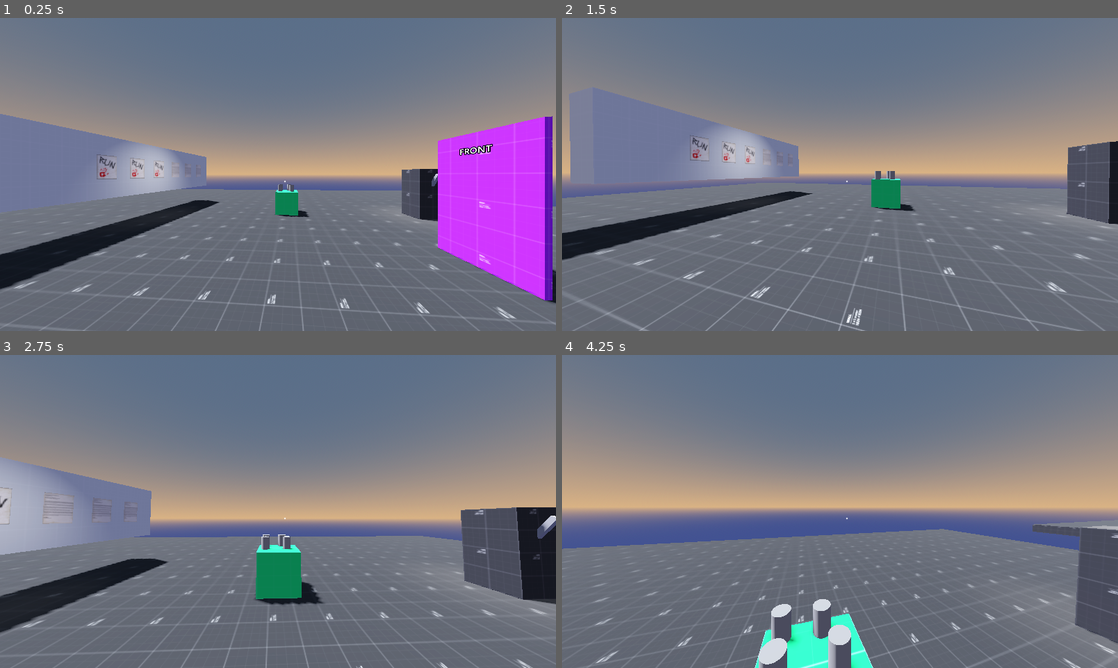
Above: before the commit, frames 1-4 (two rows, left to right).
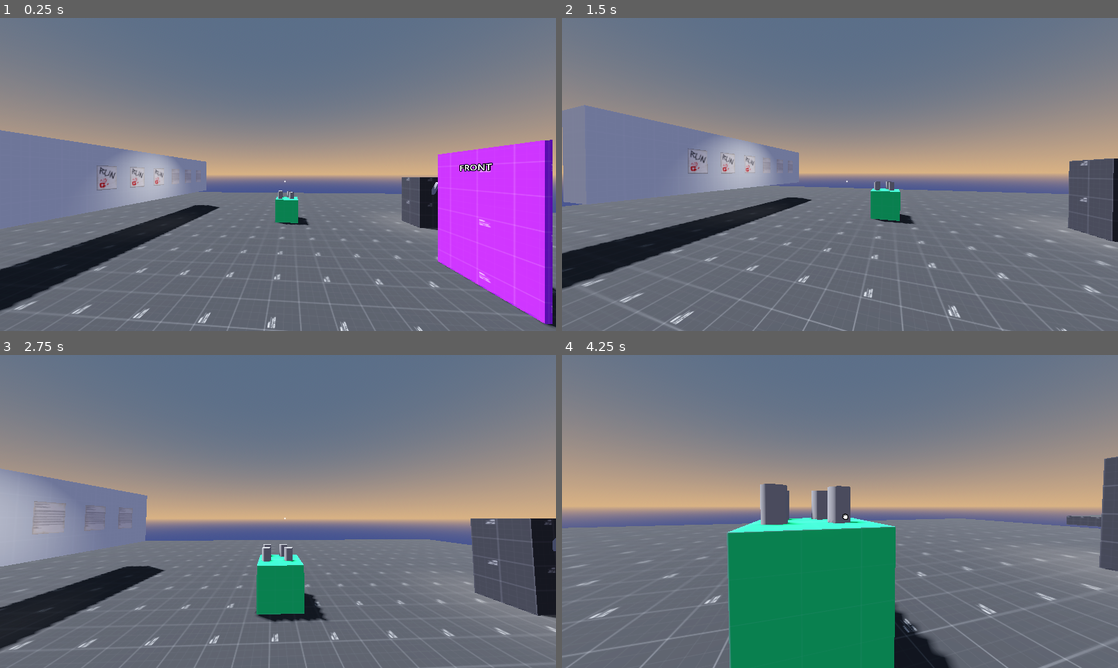
Above: after the commit, the same moments.

Repository: Floorban/HorrorBalloon
Game: Godot game, scene res://levels/sandbox.tscn
Same seed, same stepped clock (60 frames per second), same inputs: the game is played once before the commit and once after it. Sound files missing from this copy of the repository are replaced by a short silence.
Inputs (mouse positions are in pixels of both pictures, inside the frame that each line leads up to):
- Up to frame 1 (0.25 s): no input
- Up to frame 2 (1.5 s): move the mouse to (867, 174) at 0.52 s; hold Ctrl (crouch) 0.53-1.28 s; hold W (forward) from 0.53 s (still down); tap Space (jump, bound only before the commit) at 0.77, 1.07 s; click (867, 174) at 0.8 s; move the mouse to (812, 174) at 1.27 s; click (812, 174) at 1.35 s
- Up to frame 3 (2.75 s): keep holding W (forward); tap Space (jump, bound only before the commit) at 1.52, 1.82 s; right-click (250, 511) at 1.55 s; move the mouse to (289, 505) at 2.02 s; hold Right mouse button (secondary) from 2.03 s (still down); tap Shift (sprint) at 2.3 s
- Up to frame 4 (4.25 s): keep holding W (forward); move the mouse to (834, 517) at 2.77 s; release Right mouse button (secondary) at 2.78 s; tap Shift (sprint) at 2.85 s; tap Space (jump, bound only before the commit) at 3.02, 3.05, 3.32, 3.6, 3.77, 4.07 s; move the mouse to (878, 514) at 3.52 s; hold Ctrl (crouch) from 3.53 s (still down)

The runs differ from the first frame. In frame 1, 11% of the frame differs, in the area x 0-100%, y 30-100%; in frame 2, 12%; in frame 3, 9.7%; in frame 4, 24%, in the area x 0-100%, y 32-100%.

Commit message:
player cam sway

Diff:
--- a/Balloon/balloon.tscn
+++ b/Balloon/balloon.tscn
@@ -1,6 +1,14 @@
-[gd_scene load_steps=7 format=3 uid="uid://do7002mkdg3un"]
+[gd_scene load_steps=13 format=3 uid="uid://do7002mkdg3un"]
 
 [ext_resource type="Script" uid="uid://ck20vpmyq24vp" path="res://Balloon/balloon_controller.gd" id="1_35dws"]
+[ext_resource type="Material" uid="uid://o7na8drc2je2" path="res://addons/verlet_rope_4_gd/materials/rope_default.material" id="2_nqb7t"]
+[ext_resource type="Script" uid="uid://dmgk2v6tbjoxf" path="res://addons/verlet_rope_4_gd/verlet_rope.gd" id="3_fjiwn"]
+
+[sub_resource type="BoxShape3D" id="BoxShape3D_euxwi"]
+size = Vector3(1.0957031, 0.10131836, 1.0947266)
+
+[sub_resource type="BoxShape3D" id="BoxShape3D_35dws"]
+size = Vector3(0.099365234, 0.49121094, 1.0966797)
 
 [sub_resource type="SphereMesh" id="SphereMesh_2fgap"]
 
@@ -8,44 +16,30 @@
 
 [sub_resource type="BoxMesh" id="BoxMesh_35dws"]
 
-[sub_resource type="BoxShape3D" id="BoxShape3D_euxwi"]
-size = Vector3(1.0957031, 0.10131836, 1.0947266)
+[sub_resource type="ImmediateMesh" id="ImmediateMesh_k8o55"]
+resource_local_to_scene = true
+metadata/creation_stamp = 3086873611496
 
-[sub_resource type="BoxShape3D" id="BoxShape3D_35dws"]
-size = Vector3(0.099365234, 0.49121094, 1.0966797)
+[sub_resource type="ImmediateMesh" id="ImmediateMesh_nqb7t"]
+resource_local_to_scene = true
+metadata/creation_stamp = 8618120394562
+
+[sub_resource type="ImmediateMesh" id="ImmediateMesh_fjiwn"]
+resource_local_to_scene = true
+metadata/creation_stamp = 8653319001482
+
+[sub_resource type="ImmediateMesh" id="ImmediateMesh_cx34w"]
+resource_local_to_scene = true
+metadata/creation_stamp = 8688232386002
 
 [node name="Balloon" type="RigidBody3D" groups=["balloon"]]
+transform = Transform3D(1, 0, 0, 0, 1, 0, 0, 0, 1, -1.3984108, 0.30823803, -0.47116137)
 gravity_scale = 0.0
 lock_rotation = true
 script = ExtResource("1_35dws")
 
 [node name="Mesh" type="Node3D" parent="."]
-
-[node name="MeshInstance3D" type="MeshInstance3D" parent="Mesh"]
-transform = Transform3D(3, 0, 0, 0, 3, 0, 0, 0, 3, 0, 3.3475726, 0)
-mesh = SubResource("SphereMesh_2fgap")
-
-[node name="Bottom" type="MeshInstance3D" parent="Mesh"]
-transform = Transform3D(1, 0, 0, 0, 0.1, 0, 0, 0, 1, 0, 0, 0)
-mesh = SubResource("BoxMesh_euxwi")
-skeleton = NodePath("../..")
-
-[node name="Side_1" type="MeshInstance3D" parent="Mesh"]
-transform = Transform3D(0.1, 0, 0, 0, 0.2, 0, 0, 0, 1, 0.5, 0.1, 0)
-mesh = SubResource("BoxMesh_35dws")
-metadata/_edit_group_ = true
-
-[node name="Side_2" type="MeshInstance3D" parent="Mesh"]
-transform = Transform3D(0.1, 0, 0, 0, 0.2, 0, 0, 0, 1, -0.5, 0.1, 0)
-mesh = SubResource("BoxMesh_35dws")
-
-[node name="Side_3" type="MeshInstance3D" parent="Mesh"]
-transform = Transform3D(-4.371139e-09, 0, 1.1, 0, 0.2, 0, -0.1, 0, -4.8082526e-08, 0, 0.1, 0.5)
-mesh = SubResource("BoxMesh_35dws")
-
-[node name="Side_4" type="MeshInstance3D" parent="Mesh"]
-transform = Transform3D(-4.371139e-09, 0, 1.1, 0, 0.2, 0, -0.1, 0, -4.8082526e-08, 0, 0.1, -0.5)
-mesh = SubResource("BoxMesh_35dws")
+transform = Transform3D(4, 0, 0, 0, 4, 0, 0, 0, 4, 0, 0, 0)
 
 [node name="StaticBody3D" type="StaticBody3D" parent="Mesh"]
 
@@ -67,3 +61,118 @@
 [node name="Col_Side_4" type="CollisionShape3D" parent="Mesh/StaticBody3D"]
 transform = Transform3D(-4.371139e-08, 0, 1, 0, 1, 0, -1, 0, -4.371139e-08, 0, 0.2, -0.5)
 shape = SubResource("BoxShape3D_35dws")
+
+[node name="Model" type="Node3D" parent="Mesh"]
+
+[node name="Ball" type="MeshInstance3D" parent="Mesh/Model"]
+transform = Transform3D(3, 0, 0, 0, 3, 0, 0, 0, 3, 0, 3, 0)
+mesh = SubResource("SphereMesh_2fgap")
+skeleton = NodePath("../..")
+
+[node name="Bottom" type="MeshInstance3D" parent="Mesh/Model"]
+transform = Transform3D(1, 0, 0, 0, 0.1, 0, 0, 0, 1, 0, 0, 0)
+mesh = SubResource("BoxMesh_euxwi")
+skeleton = NodePath("../../..")
+
+[node name="Side_1" type="MeshInstance3D" parent="Mesh/Model"]
+transform = Transform3D(0.1, 0, 0, 0, 0.4, 0, 0, 0, 1, 0.5, 0.15, 0)
+mesh = SubResource("BoxMesh_35dws")
+skeleton = NodePath("../..")
+metadata/_edit_group_ = true
+
+[node name="Side_2" type="MeshInstance3D" parent="Mesh/Model"]
+transform = Transform3D(0.1, 0, 0, 0, 0.4, 0, 0, 0, 1, -0.5, 0.15, 0)
+mesh = SubResource("BoxMesh_35dws")
+skeleton = NodePath("../..")
+
+[node name="Side_3" type="MeshInstance3D" parent="Mesh/Model"]
+transform = Transform3D(-4.371139e-09, 0, 1.1, 0, 0.4, 0, -0.1, 0, -4.8082526e-08, 0, 0.15, 0.5)
+mesh = SubResource("BoxMesh_35dws")
+skeleton = NodePath("../..")
+
+[node name="Side_4" type="MeshInstance3D" parent="Mesh/Model"]
+transform = Transform3D(-4.371139e-09, 0, 1.1, 0, 0.4, 0, -0.1, 0, -4.8082526e-08, 0, 0.15, -0.5)
+mesh = SubResource("BoxMesh_35dws")
+skeleton = NodePath("../..")
+
+[node name="Corners" type="Node3D" parent="Mesh"]
+
+[node name="Corner_1" type="Node3D" parent="Mesh/Corners"]
+transform = Transform3D(1, 0, 0, 0, 1, 0, 0, 0, 1, -0.5, 0.355, 0.5)
+
+[node name="Corner_2" type="Node3D" parent="Mesh/Corners"]
+transform = Transform3D(1, 0, 0, 0, 1, 0, 0, 0, 1, 0.5, 0.355, 0.5)
+
+[node name="Corner_3" type="Node3D" parent="Mesh/Corners"]
+transform = Transform3D(1, 0, 0, 0, 1, 0, 0, 0, 1, 0.5, 0.355, -0.5)
+
+[node name="Corner_4" type="Node3D" parent="Mesh/Corners"]
+transform = Transform3D(1, 0, 0, 0, 1, 0, 0, 0, 1, -0.5, 0.355, -0.5)
+
+[node name="VerletRope_1" type="MeshInstance3D" parent="Mesh" node_paths=PackedStringArray("attach_end")]
+transform = Transform3D(0.25, 0, 0, 0, 0.25, 0, 0, 0, 0.25, 0, 1.5000001, 0)
+material_override = ExtResource("2_nqb7t")
+mesh = SubResource("ImmediateMesh_k8o55")
+skeleton = NodePath("../..")
+script = ExtResource("3_fjiwn")
+rope_length = 4.0
+rope_width = 0.08
+simulation_particles = 20
+attach_end = NodePath("../Corners/Corner_1")
+iterations = 5
+preprocess_iterations = 10
+stiffness = 0.5
+wind = Vector3(4.98, 0.62, 2.485)
+wind_scale = 300.0
+metadata/_custom_type_script = "uid://dmgk2v6tbjoxf"
+
+[node name="VerletRope_2" type="MeshInstance3D" parent="Mesh" node_paths=PackedStringArray("attach_end")]
+transform = Transform3D(0.25, 0, 0, 0, 0.25, 0, 0, 0, 0.25, 0, 1.5000001, 0)
+material_override = ExtResource("2_nqb7t")
+mesh = SubResource("ImmediateMesh_nqb7t")
+skeleton = NodePath("../..")
+script = ExtResource("3_fjiwn")
+rope_length = 4.0
+rope_width = 0.08
+simulation_particles = 20
+attach_end = NodePath("../Corners/Corner_2")
+iterations = 5
+preprocess_iterations = 10
+stiffness = 0.5
+wind = Vector3(4.98, 0.62, 2.485)
+wind_scale = 300.0
+metadata/_custom_type_script = "uid://dmgk2v6tbjoxf"
+
+[node name="VerletRope_3" type="MeshInstance3D" parent="Mesh" node_paths=PackedStringArray("attach_end")]
+transform = Transform3D(0.25, 0, 0, 0, 0.25, 0, 0, 0, 0.25, 0, 1.5000001, 0)
+material_override = ExtResource("2_nqb7t")
+mesh = SubResource("ImmediateMesh_fjiwn")
+skeleton = NodePath("../..")
+script = ExtResource("3_fjiwn")
+rope_length = 4.0
+rope_width = 0.08
+simulation_particles = 20
+attach_end = NodePath("../Corners/Corner_3")
+iterations = 5
+preprocess_iterations = 10
+stiffness = 0.5
+wind = Vector3(4.98, 0.62, 2.485)
+wind_scale = 300.0
+metadata/_custom_type_script = "uid://dmgk2v6tbjoxf"
+
+[node name="VerletRope_4" type="MeshInstance3D" parent="Mesh" node_paths=PackedStringArray("attach_end")]
+transform = Transform3D(0.25, 0, 0, 0, 0.25, 0, 0, 0, 0.25, 0, 1.5000001, 0)
+material_override = ExtResource("2_nqb7t")
+mesh = SubResource("ImmediateMesh_cx34w")
+skeleton = NodePath("../..")
+script = ExtResource("3_fjiwn")
+rope_length = 4.0
+rope_width = 0.08
+simulation_particles = 20
+attach_end = NodePath("../Corners/Corner_4")
+iterations = 5
+preprocess_iterations = 10
+stiffness = 0.5
+wind = Vector3(4.98, 0.62, 2.485)
+wind_scale = 300.0
+metadata/_custom_type_script = "uid://dmgk2v6tbjoxf"
--- a/Balloon/balloon_controller.gd
+++ b/Balloon/balloon_controller.gd
@@ -1,9 +1,9 @@
 extends RigidBody3D
 class_name BalloonController
 
-@export var lift_force := 1.0
-@export var down_force := 1.0
-@export var horizontal_force := 0.5
+@export var lift_force := 2.0
+@export var down_force := 2.0
+@export var horizontal_force := 2.0
 
 @onready var mesh: Node3D = $Mesh
 @export var max_tilt_angle := 10.0
--- a/levels/main.tscn
+++ b/levels/main.tscn
@@ -1,8 +1,13 @@
-[gd_scene load_steps=11 format=3 uid="uid://dfauikegolgu3"]
+[gd_scene load_steps=17 format=3 uid="uid://dfauikegolgu3"]
 
 [ext_resource type="PackedScene" uid="uid://do7002mkdg3un" path="res://Balloon/balloon.tscn" id="2_gw050"]
 [ext_resource type="PackedScene" uid="uid://luy7w0qfph84" path="res://player/player.tscn" id="3_n4swq"]
+[ext_resource type="Texture2D" uid="uid://o2n1nqo1yahd" path="res://assets/kenney_protoype_textures/PNG/Dark/texture_13.png" id="4_6et1j"]
+[ext_resource type="PackedScene" uid="uid://cprcy3ipbbl73" path="res://objects/switch.tscn" id="5_etqu2"]
 [ext_resource type="Shader" uid="uid://bbajv1x3vg24m" path="res://shaders/buckshot.gdshader" id="6_bg8b8"]
+[ext_resource type="AudioStream" uid="uid://d2cs8q0fvfc47" path="res://assets/sound_effects/lever_pull.ogg" id="6_jw1n3"]
+[ext_resource type="AudioStream" uid="uid://dl50afq2unc1h" path="res://assets/sound_effects/lever_snap.ogg" id="7_xdh4e"]
+[ext_resource type="Script" uid="uid://cq0ysmsqcbbwp" path="res://scripts/light.gd" id="8_c7dyn"]
 
 [sub_resource type="ShaderMaterial" id="ShaderMaterial_um0r6"]
 shader = ExtResource("6_bg8b8")
@@ -50,6 +55,10 @@
 size = Vector3(7.1563263, 0.048828125, 3.9892578)
 
 [sub_resource type="PlaneMesh" id="PlaneMesh_n4swq"]
+
+[sub_resource type="StandardMaterial3D" id="StandardMaterial3D_1fput"]
+albedo_texture = ExtResource("4_6et1j")
+uv1_triplanar = true
 
 [node name="Main" type="Node3D"]
 
@@ -112,3 +121,24 @@
 
 [node name="Player" parent="Balloon" instance=ExtResource("3_n4swq")]
 transform = Transform3D(1, 0, 0, 0, 1, 0, 0, 0, 1, -0.06570244, 0.3282323, 0)
+
+[node name="Podium_Switch" type="CSGBox3D" parent="Balloon"]
+transform = Transform3D(-0.69976366, 0, 0.018189311, 0, 0.7, 0, -0.018189311, 0, -0.69976366, -1.03385, 1.0934771, 0.60839415)
+use_collision = true
+size = Vector3(1, 2, 1)
+material = SubResource("StandardMaterial3D_1fput")
+
+[node name="Switch" parent="Balloon/Podium_Switch" instance=ExtResource("5_etqu2")]
+transform = Transform3D(0.866025, -0.5, -2.34249e-08, 0.5, 0.866025, 8.74228e-08, -2.34249e-08, -8.74228e-08, 1, -0.530396, 0.460983, 0)
+
+[node name="InteractionComponent" parent="Balloon/Podium_Switch/Switch/Switch" index="2" node_paths=PackedStringArray("nodes_to_affect")]
+nodes_to_affect = [NodePath("../../../SpotLight3D"), null]
+primary_se = ExtResource("6_jw1n3")
+secondary_se = ExtResource("7_xdh4e")
+
+[node name="SpotLight3D" type="SpotLight3D" parent="Balloon/Podium_Switch"]
+transform = Transform3D(1.4285716, 2.4586916e-07, 2.4978e-07, -2.4978e-07, -6.2444855e-08, 1.4285716, 2.4214387e-07, -1.4285716, -6.2444805e-08, -1.2199948, 6.8638234, 0.031711936)
+light_energy = 0.2
+script = ExtResource("8_c7dyn")
+
+[editable path="Balloon/Podium_Switch/Switch"]
--- a/player/player.gd
+++ b/player/player.gd
@@ -3,13 +3,12 @@
 
 @onready var head: Node3D = %Head
 @onready var eyes: Node3D = %Eyes
-@onready var camera_3d: Camera3D = %Camera3D
+@onready var player_camera: Camera3D = %Camera3D
 @onready var standing_collision_shape: CollisionShape3D = $StandingCollisionShape
 @onready var crouching_collision_shape: CollisionShape3D = $CrouchingCollisionShape
 @onready var standup_check: RayCast3D = $StandupCheck
 @onready var interaction_controller: Node = %InteractionController
 @onready var footsteps_se: AudioStreamPlayer3D = %Footsteps
-@onready var jump_se: AudioStreamPlayer3D = %Jump
 @onready var note_camera: Camera3D = %NoteCamera
 
 # Note sway variables
@@ -18,10 +17,9 @@
 
 # Movement Variables
 const walking_speed: float = 2.0
-const sprinting_speed: float = 5.0
+const sprinting_speed: float = 3.0
 const crouching_speed: float = 1.0
 const crouching_depth: float = -0.9
-const jump_velocity: float = 4.0
 var current_speed: float = 3.0
 var moving: bool = false
 var input_dir: Vector2 = Vector2.ZERO
@@ -49,7 +47,7 @@
 var player_state: PlayerState = PlayerState.IDLE_STAND
 
 # Headbobbing Vars
-const head_bobbing_sprinting_speed: float = 22.0
+const head_bobbing_sprinting_speed: float = 14.0
 const head_bobbing_walking_speed: float = 10.0
 const head_bobbing_crouching_speed: float = 8.0
 const head_bobbing_sprinting_intensity: float = 0.2
@@ -86,18 +84,15 @@
 	# Falling
 	if not is_on_floor():
 		is_in_air = true
-		if velocity.y >= 0: # jumping upwards
+		if velocity.y >= 0:
 			velocity += get_gravity() * delta
 		else: # falling down
 			velocity += get_gravity() * delta * 2.0
-	else: # Jumping
-		if is_in_air == true: # If true, this is the first frame since landing.
-			footsteps_se.play()
+	else:
+		if is_in_air == true: # the first frame since landing.
+			# footsteps_se.play()
+			# TODO: add a slow down + (camera) landing effect
 			is_in_air = false
-		if Input.is_action_just_pressed("jump"):
-			velocity.y = jump_velocity
-			jump_se.play()
-
 
 	# Movement Logic
 	input_dir = Input.get_vector("left", "right", "forward", "backward")
@@ -113,7 +108,7 @@
 	note_tilt_and_sway(input_dir, delta)
 
 func _process(delta: float) -> void:
-	# If we just unlocked camera, slowly bring sensitivity back to normal levels
+	# slowly bring sensitivity back to normal levels when just unlocked camera
 	if sensitivity_fading_in:
 		current_sensitivity = lerp(current_sensitivity, normal_sensitivity, delta * sensitivity_restore_speed)
 		if abs(current_sensitivity - normal_sensitivity) < 0.01:
@@ -121,7 +116,6 @@
 			sensitivity_fading_in = false
 
 	set_camera_locked(interaction_controller.isCameraLocked())
-
 
 func updatePlayerState() -> void:
 	moving = (input_dir != Vector2.ZERO)
@@ -165,23 +159,23 @@
 		pass
 
 	if player_state == PlayerState.CROUCHING or player_state == PlayerState.IDLE_CROUCH:
-		head.position.y = lerp(head.position.y, 1.8 + crouching_depth, delta*lerp_speed)
-		camera_3d.fov = lerp(camera_3d.fov, base_fov*0.95, delta*lerp_speed)
+		head.position.y = lerp(head.position.y, 2.0 + crouching_depth, delta*lerp_speed)
+		player_camera.fov = lerp(player_camera.fov, base_fov*0.95, delta*lerp_speed)
 		head_bobbing_current_intensity = head_bobbing_crouching_intensity
 		head_bobbing_index += head_bobbing_crouching_speed * delta
 	elif player_state == PlayerState.IDLE_STAND:
-		head.position.y = lerp(head.position.y, 1.8, delta*lerp_speed)
-		camera_3d.fov = lerp(camera_3d.fov, base_fov, delta*lerp_speed)
+		head.position.y = lerp(head.position.y, 2.0, delta*lerp_speed)
+		player_camera.fov = lerp(player_camera.fov, base_fov, delta*lerp_speed)
 		head_bobbing_current_intensity = head_bobbing_walking_intensity
 		head_bobbing_index += head_bobbing_walking_speed * delta
 	elif player_state == PlayerState.WALKING:
-		head.position.y = lerp(head.position.y, 1.8, delta*lerp_speed)
-		camera_3d.fov = lerp(camera_3d.fov, base_fov, delta*lerp_speed)
+		head.position.y = lerp(head.position.y, 2.0, delta*lerp_speed)
+		player_camera.fov = lerp(player_camera.fov, base_fov, delta*lerp_speed)
 		head_bobbing_current_intensity = head_bobbing_walking_intensity
 		head_bobbing_index += head_bobbing_walking_speed * delta
 	elif player_state == PlayerState.SPRINTING:
-		head.position.y = lerp(head.position.y, 1.8, delta*lerp_speed)
-		camera_3d.fov = lerp(camera_3d.fov, base_fov*1.5, delta*lerp_speed)
+		head.position.y = lerp(head.position.y, 2.0, delta*lerp_speed)
+		player_camera.fov = lerp(player_camera.fov, base_fov*1.05, delta*lerp_speed)
 		head_bobbing_current_intensity = head_bobbing_sprinting_intensity
 		head_bobbing_index += head_bobbing_sprinting_speed * delta
 
@@ -194,8 +188,8 @@
 		eyes.position.y = lerp(eyes.position.y , 0.0 ,delta*lerp_speed)
 		eyes.position.x = lerp(eyes.position.x , 0.0 ,delta*lerp_speed)
 
-	note_camera.fov = camera_3d.fov
-	play_footsteps()
+	note_camera.fov = player_camera.fov
+	# play_footsteps()
 
 func set_camera_locked(locked: bool) -> void:
 
@@ -205,22 +199,26 @@
 	else:
 		sensitivity_fading_in = true
 
-func note_tilt_and_sway(input_dir: Vector2, delta: float) -> void:
+func note_tilt_and_sway(_input_dir: Vector2, delta: float) -> void:
 	if note_hand:
-		note_hand.rotation.z = lerp(note_hand.rotation.z, -input_dir.x * note_sway_amount, 10 * delta)
-		note_hand.rotation.x = lerp(note_hand.rotation.x, -input_dir.y * note_sway_amount, 10 * delta)
-
-func play_footsteps() -> void:
-	if moving and is_on_floor():
-		var bob_position_x = head_bobbing_vector.x
-		var bob_direction = sign(bob_position_x - last_bob_position_x)  # +1 = moving right, -1 = moving left
-
-		# A direction change means we just reached a peak in the bobbing cycle
-		if bob_direction != 0 and bob_direction != last_bob_direction and last_bob_direction != 0:
-			footsteps_se.play()
-
-		last_bob_direction = bob_direction
-		last_bob_position_x = bob_position_x
-	else:
-		last_bob_direction = 0
-		last_bob_position_x = head_bobbing_vector.x
+		note_hand.rotation.z = lerp(note_hand.rotation.z, -_input_dir.x * note_sway_amount, 10 * delta)
+		note_hand.rotation.x = lerp(note_hand.rotation.x, -_input_dir.y * note_sway_amount, 10 * delta)
+
+func apply_sway(tilt: Vector3):
+	var sway = Vector3(-tilt.x * 0.5, 0.0, -tilt.z * 0.5)
+	player_camera.rotation = player_camera.rotation.lerp(sway, 0.1)
+
+# func play_footsteps() -> void:
+# 	if moving and is_on_floor():
+# 		var bob_position_x = head_bobbing_vector.x
+# 		var bob_direction = sign(bob_position_x - last_bob_position_x)  # +1 = moving right, -1 = moving left
+
+# 		# A direction change means we just reached a peak in the bobbing cycle
+# 		if bob_direction != 0 and bob_direction != last_bob_direction and last_bob_direction != 0:
+# 			footsteps_se.play()
+
+# 		last_bob_direction = bob_direction
+# 		last_bob_position_x = bob_position_x
+# 	else:
+# 		last_bob_direction = 0
+# 		last_bob_position_x = head_bobbing_vector.x
--- a/player/player.tscn
+++ b/player/player.tscn
@@ -10,7 +10,7 @@
 [ext_resource type="AudioStream" uid="uid://b6cflqkbf4htm" path="res://assets/sound_effects/jump.ogg" id="9_8t03j"]
 
 [sub_resource type="CapsuleShape3D" id="CapsuleShape3D_kqu6x"]
-height = 1.7739258
+height = 2.1965332
 
 [sub_resource type="CapsuleShape3D" id="CapsuleShape3D_oul6g"]
 height = 1.0
@@ -38,7 +38,7 @@
 script = ExtResource("1_oul6g")
 
 [node name="StandingCollisionShape" type="CollisionShape3D" parent="."]
-transform = Transform3D(1, 0, 0, 0, 1, 0, 0, 0, 1, 0, 0.8869629, 0)
+transform = Transform3D(1, 0, 0, 0, 1, 0, 0, 0, 1, 0, 1.0982666, 0)
 shape = SubResource("CapsuleShape3D_kqu6x")
 
 [node name="CrouchingCollisionShape" type="CollisionShape3D" parent="."]
@@ -56,7 +56,7 @@
 
 [node name="Head" type="Node3D" parent="."]
 unique_name_in_owner = true
-transform = Transform3D(1, 0, 0, 0, 1, 0, 0, 0, 1, 0, 1.4212097, 0)
+transform = Transform3D(1, 0, 0, 0, 1, 0, 0, 0, 1, 0, 2, 0)
 
 [node name="Eyes" type="Node3D" parent="Head"]
 unique_name_in_owner = true
@@ -95,7 +95,7 @@
 
 [node name="NoteCamera" type="Camera3D" parent="Head/SubViewportContainer/SubViewport"]
 unique_name_in_owner = true
-transform = Transform3D(1, 0, 0, 0, 1, 0, 0, 0, 1, 0.0795133, 1.8055596, 0)
+transform = Transform3D(1, 0, 0, 0, 1, 0, 0, 0, 1, 0.0795133, 2.38435, 0)
 cull_mask = 2
 fov = 90.0
 
@@ -144,7 +144,6 @@
 
 [node name="HighlightReticle" type="TextureRect" parent="GUI/ReticleLayer/Control"]
 unique_name_in_owner = true
-visible = false
 layout_mode = 0
 offset_right = 40.0
 offset_bottom = 40.0
--- a/project.godot
+++ b/project.godot
@@ -23,6 +23,10 @@
 window/size/window_height_override=720
 window/vsync/vsync_mode=0
 
+[editor_plugins]
+
+enabled=PackedStringArray("res://addons/verlet_rope_4_gd/plugin.cfg")
+
 [input]
 
 forward={
@@ -43,11 +47,6 @@
 right={
 "deadzone": 0.2,
 "events": [Object(InputEventKey,"resource_local_to_scene":false,"resource_name":"","device":-1,"window_id":0,"alt_press …(192 unchanged characters)…
-]
-}
-jump={
-"deadzone": 0.2,
-"events": [Object(InputEventKey,"resource_local_to_scene":false,"resource_name":"","device":-1,"window_id":0,"alt_pressed":false,"shift_pressed":false,"ctrl_pressed":false,"meta_pressed":false,"pressed":false,"keycode":0,"physical_keycode":32,"key_label":0,"unicode":32,"location":0,"echo":false,"script":null)
 ]
 }
 crouch={
